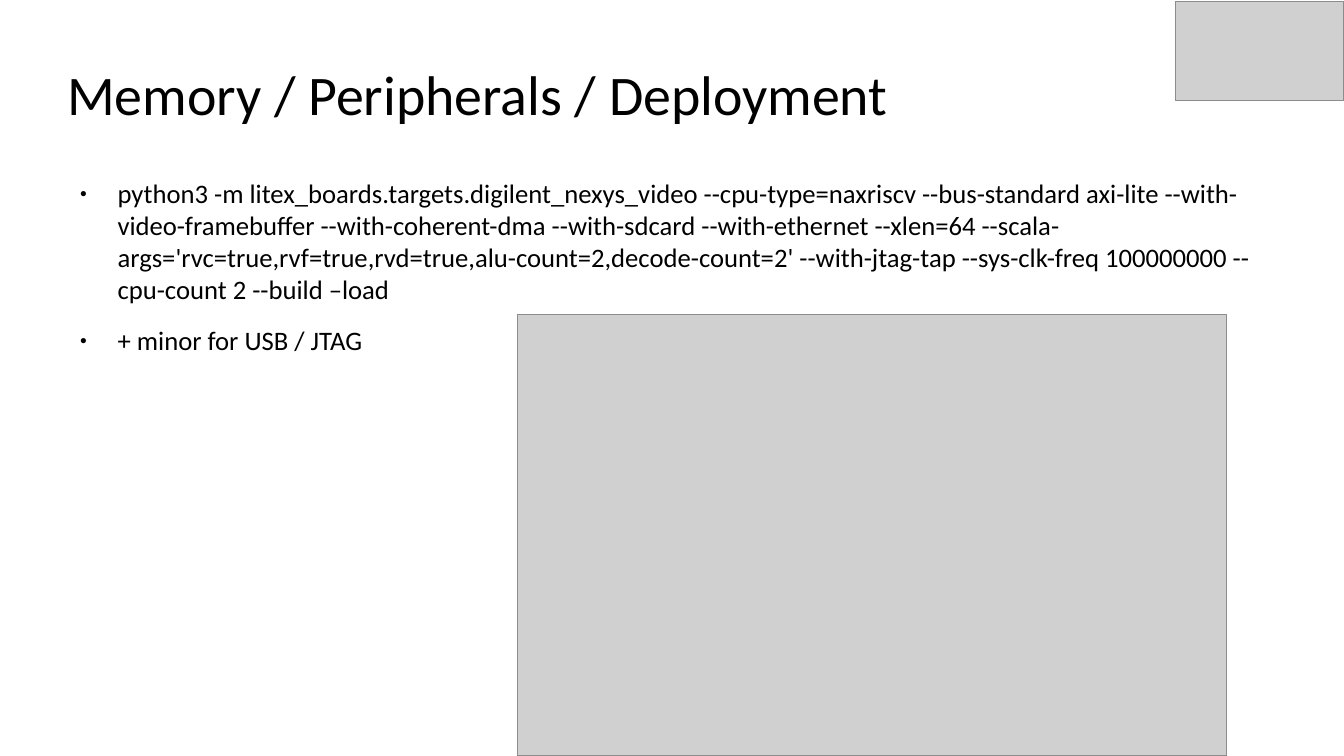
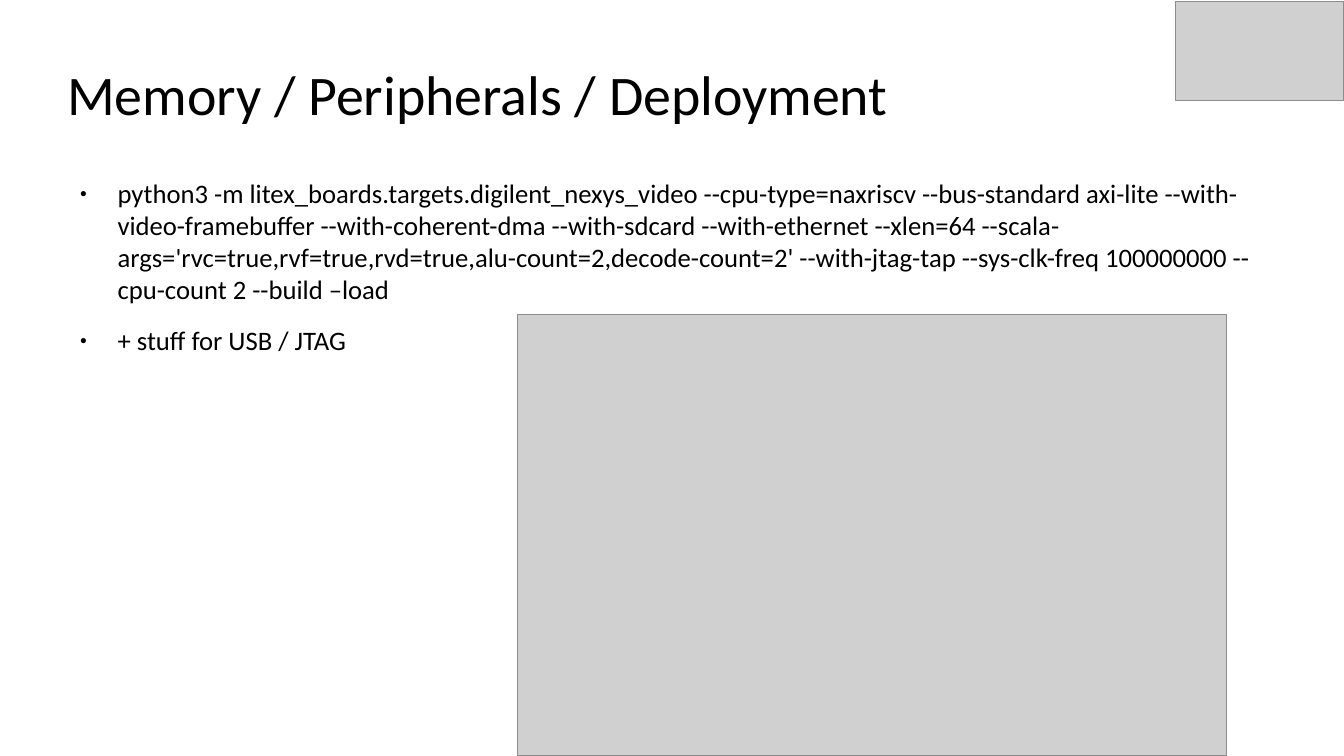
Before and after one commit to SpinalHDL/SpinalDoc, a slide deck: slide 27 of presentation/en/37c3_271223/37c3_271223.odp (slide 23 before the commit). Drawn at 1344x756 pixels with LibreOffice and Linux fonts; fonts in the diff are those of the drawing; grey boxes stand for pictures. Boxes give left, top, right and bottom in pixels: in the first picture for what was removed or moved away, otherwise in the second. Text is boxed around its words. In the diff, an @@ line names an element or a change of style, - is before the commit and + after.

```diff
--- a/presentation/en/37c3_271223/37c3_271223.odp
+++ b/presentation/en/37c3_271223/37c3_271223.odp
@@ text at bbox=[137, 331, 346, 351]: text changed @@
-● + minor for USB / JTAG
+● + stuff for USB / JTAG
```
Also in this commit, not shown: 5 other slides changed, 5 slides added, 2 other files.
